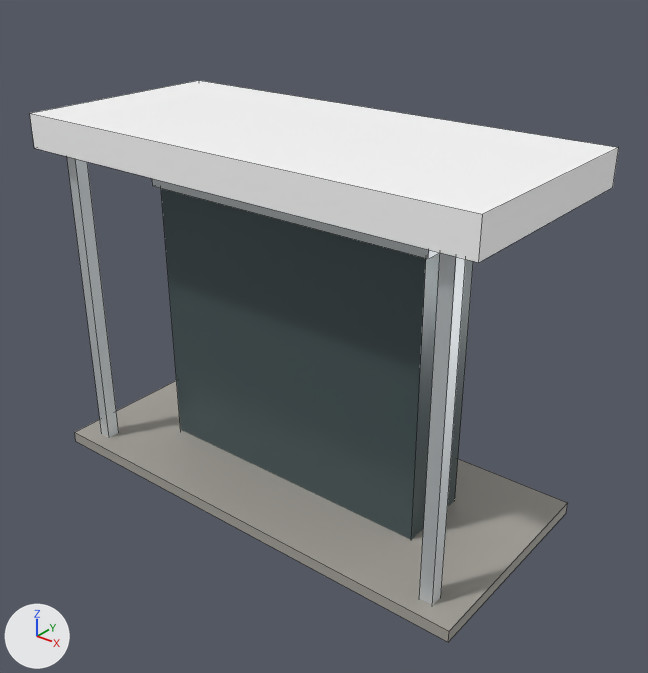
A saved change to the FBX model unity/Assets/Models/Buildings/a2009/400/entrance.fbx.
The view is the same before and after, from a 50 mm lens placed at (4.61, -6.48, 4.89), pointed at (0.27, -1.05, 1.52). The axes (+X, +Y, +Z) are drawn at lower left. The lights are the same throughout. The first picture is the older version. Mesh edges are drawn as thin lines. Where no turn or scale is listed for an object, it has been applied to the vertices.

Names of what the first picture shows: 'a2009/400/entrance'.
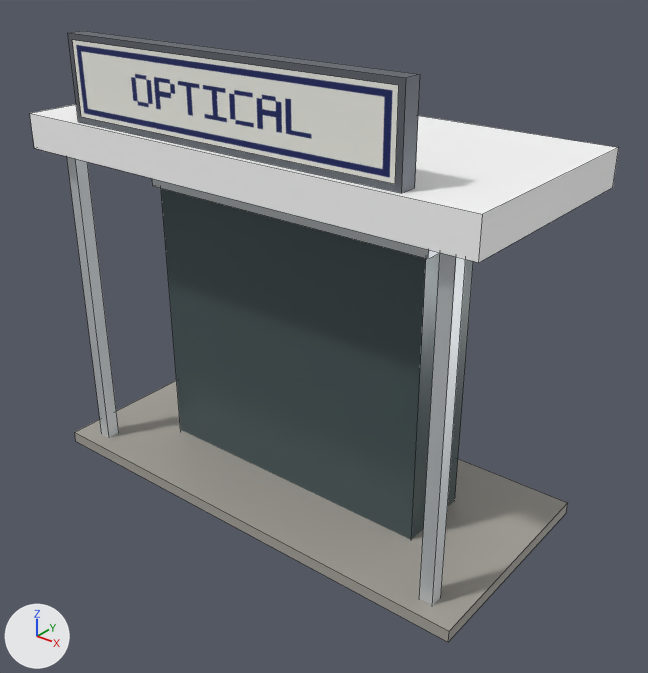
Edits to the bpy script that builds the scene:
```text
Add img_bd_sign_atlas_png:
    img_bd_sign_atlas_png = load_image('BD_SIGN_ATLAS.png', '../../Textures/BD_SIGN_ATLAS.png', 1024, 1024, 'sRGB')
Add mat_bd_dark_metal:
    mat_bd_dark_metal = principled_material('BD_DARK_METAL')
    mat_bd_dark_metal.base_color = (0.19, 0.21, 0.24)  # grey #797e86
    mat_bd_dark_metal.metallic = 0.7
    mat_bd_dark_metal.roughness = 0.55
Add mat_bd_sign_atlas:
    mat_bd_sign_atlas = principled_material('BD_SIGN_ATLAS')
    mat_bd_sign_atlas.texture = img_bd_sign_atlas_png
Change me_a2009_400_entrance:
    used by ob_a2009_400_entrance; location = (0.0, 0.0, 0.0)
    verts and faces of me_a2009_400_entrance; kept vertices keep their numbers, new ones are numbered from 48
    remove me_a2009_400_entrance.from_pydata(...)  # 48 vertices, 28 faces; spans x -2.2..2.2, y -2.0..0.0, z -0.05..3.25
    add me_a2009_400_entrance.from_pydata(...)  # 60 vertices, 34 faces; spans x -2.2..2.2, y -2.0..0.0, z -0.05..3.95
    me_a2009_400_entrance part 1
    add verts[48] = (-1.6, -1.95, 3.25)  # pixel (78, 121)
    add verts[49] = (-1.6, -1.95, 3.95)  # pixel (67, 32)
    add verts[50] = (-1.6, -1.8, 3.95)  # pixel (83, 30)
    add verts[51] = (-1.6, -1.8, 3.25)
    add for new, old in zip([*range(52, 56)], [*range(48, 52)]): verts[new] = verts[old] + (3.2, 0.0, 0.0)
    add verts[56] = (-1.55, -1.95, 3.3)  # pixel (81, 116)
    add verts[57] = (1.55, -1.95, 3.3)  # pixel (395, 183)
    add verts[58] = (1.55, -1.95, 3.9)  # pixel (398, 85)
    add verts[59] = (-1.55, -1.95, 3.9)  # pixel (72, 39)
    add faces += [(48, 49, 50, 51), (52, 55, 54, 53), (48, 52, 53, 49), (50, 54, 55, 51), (49, 53, 54, 50)]  # mat_bd_dark_metal (grey #797e86)
    add faces += [(56, 57, 58, 59)]  # mat_bd_sign_atlas (picture img_bd_sign_atlas_png)
    add me_a2009_400_entrance.materials.append(mat_bd_dark_metal)  # grey #797e86
    add me_a2009_400_entrance.materials.append(mat_bd_sign_atlas)  # picture img_bd_sign_atlas_png
```

What differs and where, as boxes (x1, y1, x2, y2) in the pictures (648 x 673 px):
'a2009/400/entrance', reshaped (9% taller): before (30, 81, 619, 642); after (30, 31, 619, 642)
part 1 of me_a2009_400_entrance, added: after (68, 31, 420, 193)
